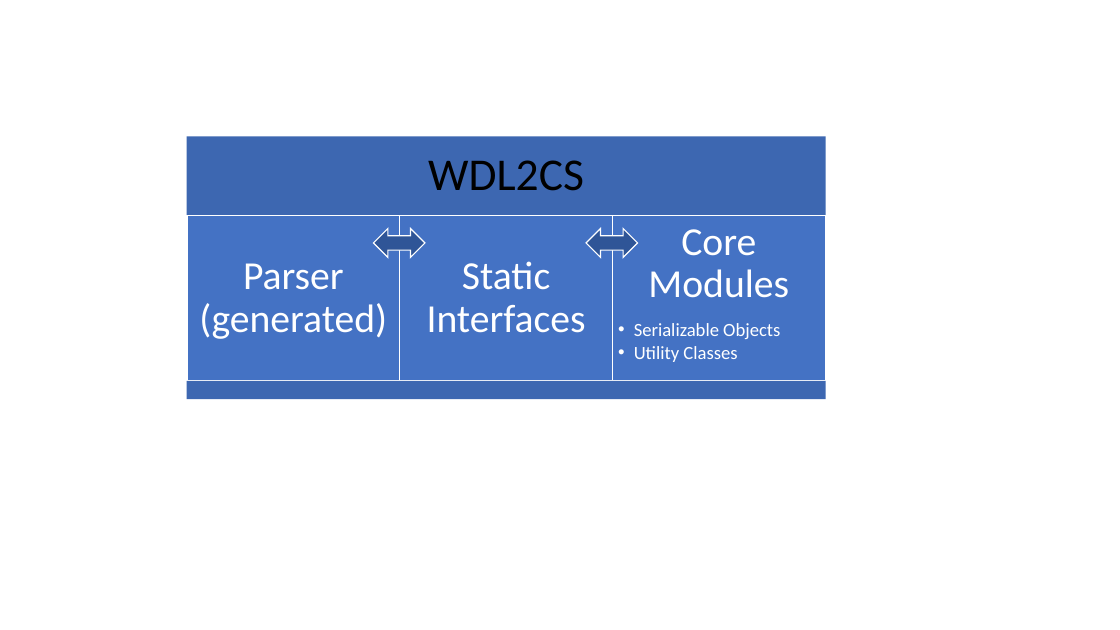
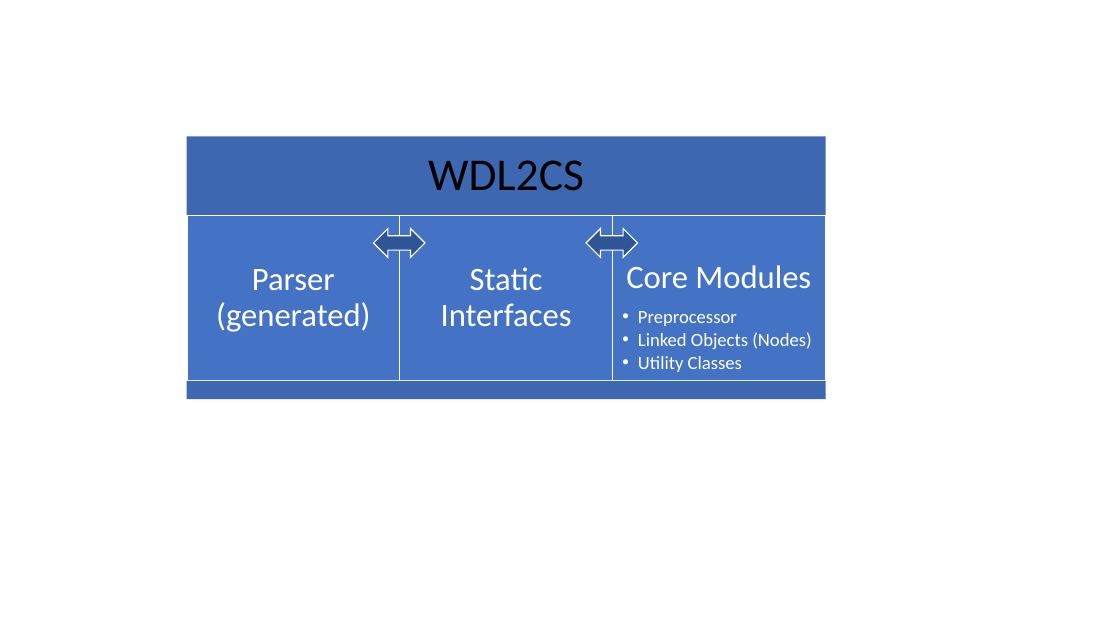
Before and after one commit to firoball/WDL2CS, a slide deck: slide 3 of process.pptx. Drawn at 1120x630 pixels with LibreOffice and Linux fonts; fonts in the diff are those of the drawing. Boxes give left, top, right and bottom in pixels: in the first picture for what was removed or moved away, otherwise in the second. Text is boxed around its words. In the diff, an @@ line names an element or a change of style, - is before the commit and + after.

Commit message:
Switch from serialization to linked nodes (perf boost)

```diff
--- a/process.pptx
+++ b/process.pptx
@@ text "Parser (generated)" at [216, 269, 371, 332]: size 34 to 28 pt; less space between paragraphs @@
@@ text "Static Interfaces" at [441, 267, 572, 326]: size 34 to 28 pt; less space between paragraphs @@
@@ text at [626, 265, 811, 288]: size 34 to 28 pt in "Core Modules"; less space between paragraphs @@
@@ text at [638, 311, 811, 349]: text changed @@
-  • Serializable Objects
+  • Preprocessor
+  • Linked Objects (Nodes)
```
Also in this commit, not shown: 1 other slide changed, 25 other files.
